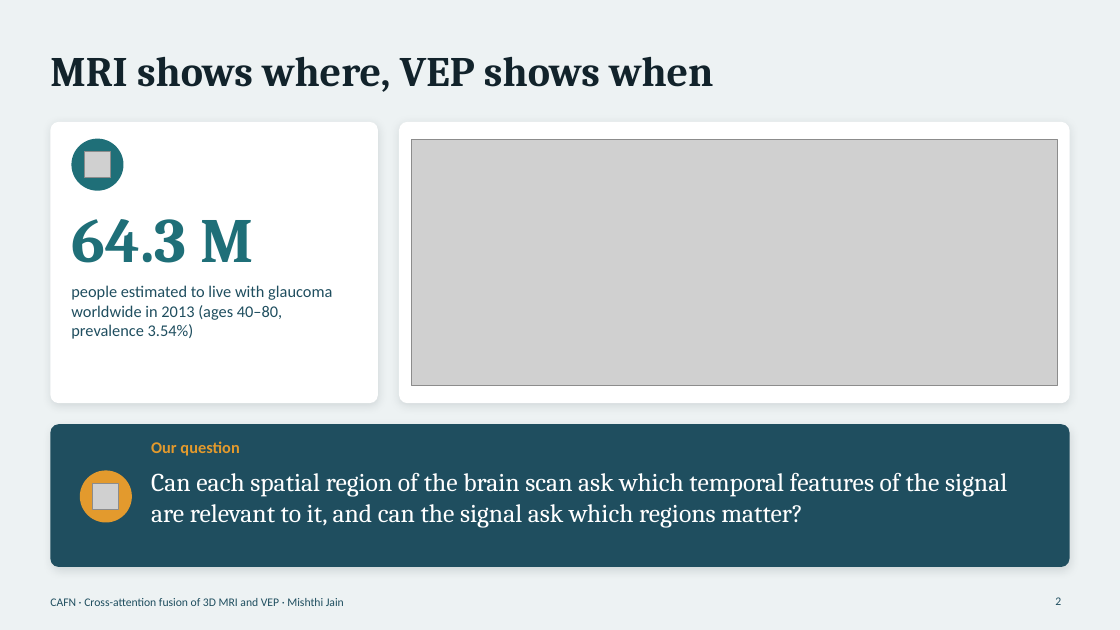
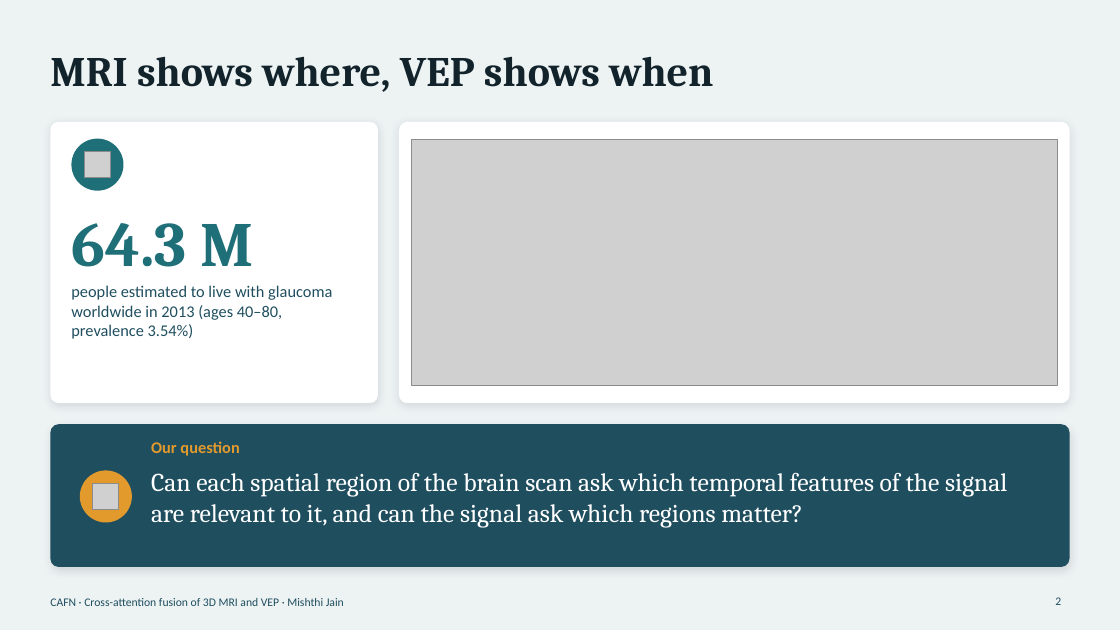
Before and after one commit to AmanSwar/NeuroImaging, a slide deck: slide 2 of docs/NeuroImaging_CAFN_Presentation.pptx. Drawn at 1120x630 pixels with LibreOffice and Linux fonts; fonts in the diff are those of the drawing; grey boxes stand for pictures. Boxes give left, top, right and bottom in pixels: in the first picture for what was removed or moved away, otherwise in the second. Text is boxed around its words. In the diff, an @@ line names an element or a change of style, - is before the commit and + after.

```diff
--- a/docs/NeuroImaging_CAFN_Presentation.pptx
+++ b/docs/NeuroImaging_CAFN_Presentation.pptx
@@ text "64.3 M": place and size @@
-text "64.3 M" at (71,219,253,263)
+text "64.3 M" at (71,223,253,267)
```
Also in this commit, not shown: 16 other slides changed, 18 other files.
